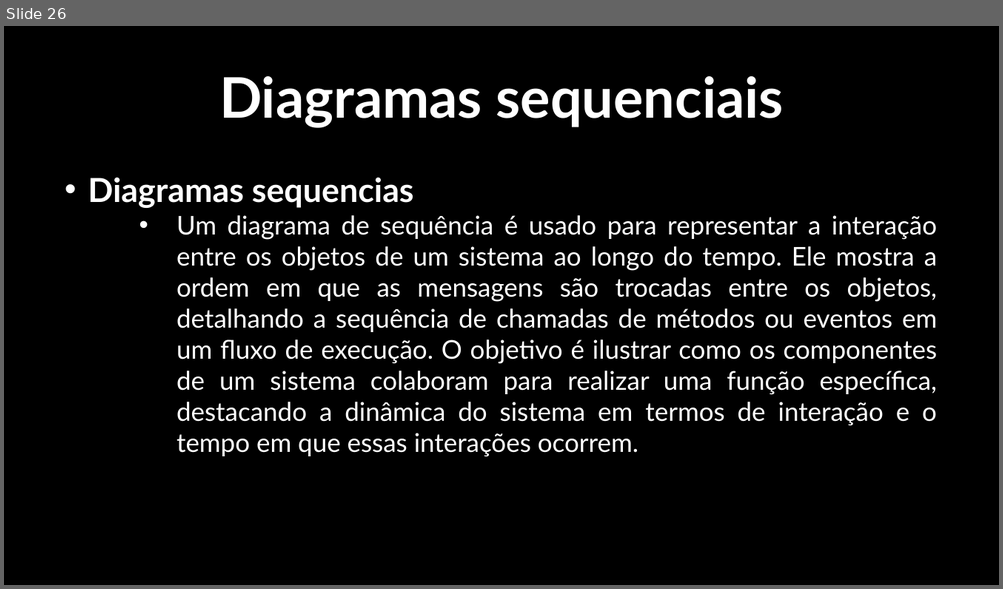
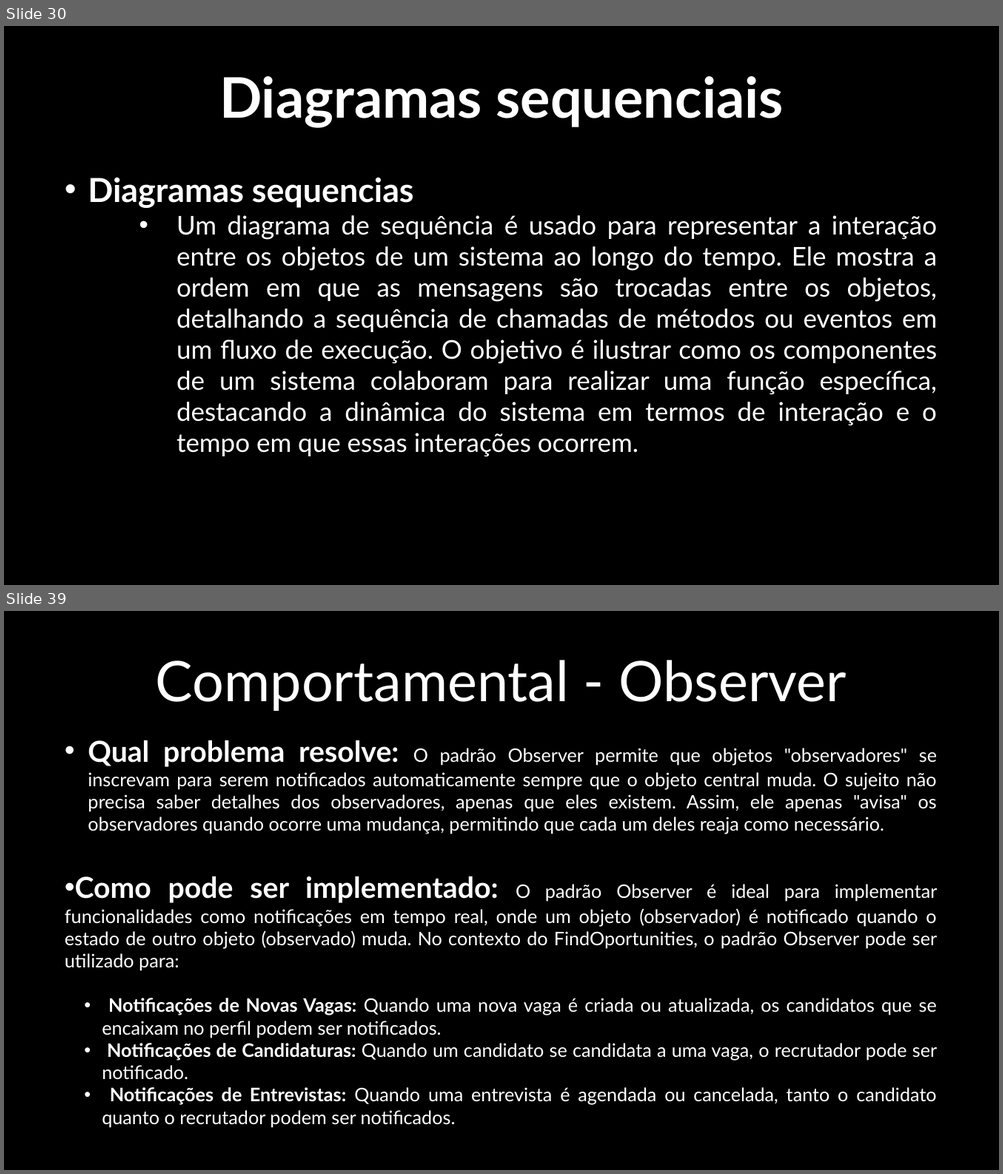
Before and after one commit to kaykymatos/analise-e-projeto-de-sistema-2, a slide deck: ProjetoDesenvolvidoPeloGrupo/Apresentação.pptx. Shown one above the other, each under a label of ours: slide 26 before the commit, slides 30 and 39 after it; the slides between them are not shown. The pictures are 1003x589 and 1003x1174 pixels, drawn with LibreOffice and Linux fonts; fonts in the diff are those of the drawing; background and template pictures are left out. Boxes give left, top, right and bottom in pixels: in the first picture for what was removed or moved away, otherwise in the second. Text is boxed around its words. In the diff, an @@ line names an element or a change of style, - is before the commit and + after.

```diff
--- a/ProjetoDesenvolvidoPeloGrupo/Apresentação.pptx
+++ b/ProjetoDesenvolvidoPeloGrupo/Apresentação.pptx
@@ slide 39 added at <box>4,611,999,1170</box>, background picture (left out) @@
@@ text added at <box>156,660,846,711</box>, 54 pt, text #FFFFFF @@
+Comportamental - Observer
@@ text added at <box>65,741,937,1128</box>, 18 pt, text #FFFFFF @@
+• Qual problema resolve: O padrão Observer permite que objetos "observadores" se inscrevam para serem notificados automaticamente sempre que o objeto central muda. O sujeito não precisa saber detalhes dos observadores, apenas que eles existem. Assim, ele apenas "avisa" os observadores quando ocorre uma mudança, permitindo que cada um deles reaja como necessário.
+• Como pode ser implementado: O padrão Observer é ideal para implementar funcionalidades como notificações em tempo real, onde um objeto (observador) é notificado quando o estado de outro objeto (observado) muda. No contexto do FindOportunities, o padrão Observer pode ser utilizado para:
+  • Notificações de Novas Vagas: Quando uma nova vaga é criada ou atualizada, os candidatos que se encaixam no perfil podem ser notificados.
+  • Notificações de Candidaturas: Quando um candidato se candidata a uma vaga, o recrutador pode ser notificado.
+  • Notificações de Entrevistas: Quando uma entrevista é agendada ou cancelada, tanto o candidato quanto o recrutador podem ser notificados.
@@ what was slide 26 is now slide 30 @@
```
Also in this commit, not shown: 4 slides changed, 18 other slides added, 2 slides removed, 50 other files.
